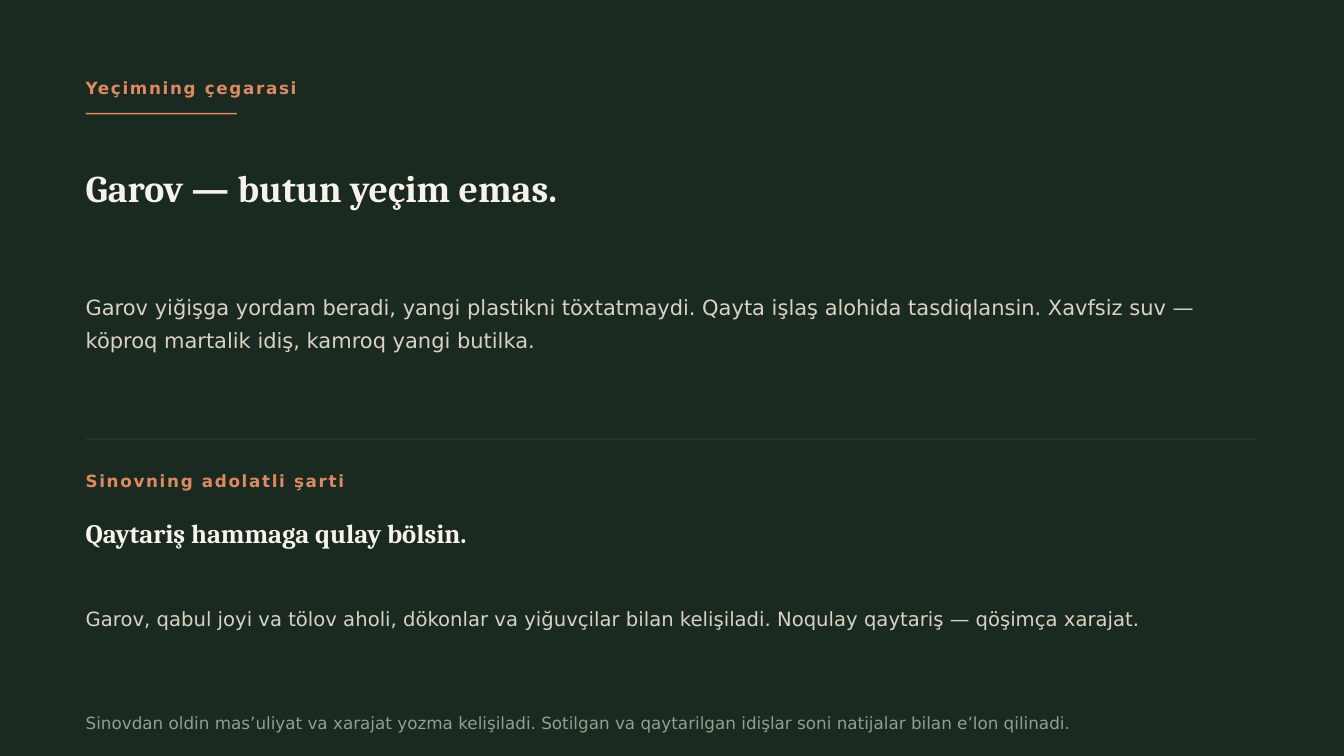
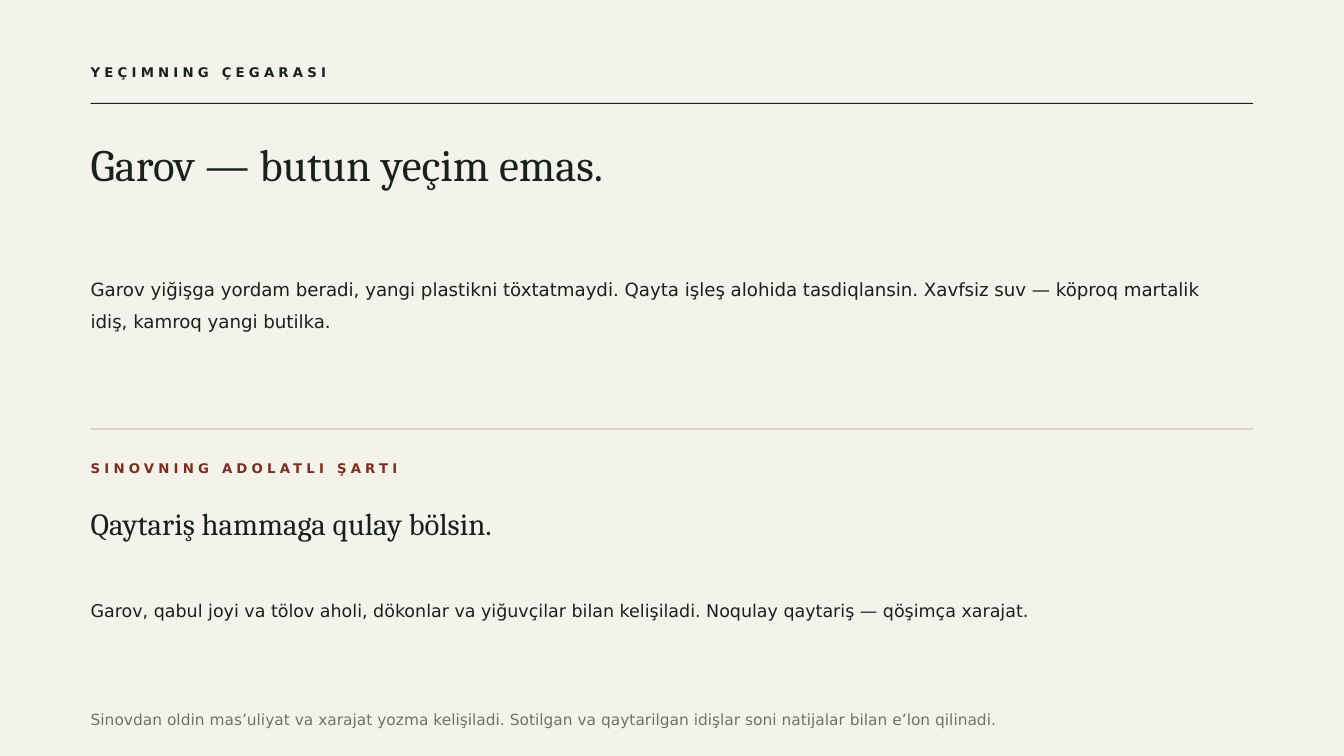
Before and after one commit to jasur-ai/brag, a slide deck: slide 14 of ekologiya-taqdimot.pptx (slide 18 before the commit). Drawn at 1344x756 pixels with LibreOffice and Linux fonts; fonts in the diff are those of the drawing. Boxes give left, top, right and bottom in pixels: in the first picture for what was removed or moved away, otherwise in the second. Text is boxed around its words. In the diff, an @@ line names an element or a change of style, - is before the commit and + after.

Commit message:
deck: saytni PPT ga aylantirish — sayt klon ko‘rinishi (16 slayd, 281 animatsiya)
- slaydlar sayt seksiyalari tartibida: hero (mountains.jpg) → plastikning yöli
  (eco-river) → qutiga tuşdi → taşlaş emas → ikkita taqdir (fork lentalari + marquee)
  → journey ticket (mahalla gravürasi + garov cheki) → uch karta → garov avtomati
  → tört tomon → ÖZBEKISTON RAQAMLARI → JAHON → Litva 100/92 shisha turi
  → 91,9/85/31 halqalar → chegara → manbalar → yakun
- sayt ranglari: paper F4F3EB / ink 18221B / cream E9DDC6 / rust 7C2D1E
- sayt rasmlari embedded: mountains.jpg, eco-river-illustration.png,
  eco-mahalla-engraving.png (credits.json dagi AI ishlar — screenshot emas)
- animatsiyalar native: scattered letters compose, ring wheel, grow count-up,
  fork wipe, marquee fly, scan stretch, coins motion, bottle grid zoom (har biri bitta marta)
- tekshiruv: 16/16 slayd, 13 tur trans, 15 tur effekt, 281 effekt, alfavit toza

```diff
--- a/ekologiya-taqdimot.pptx
+++ b/ekologiya-taqdimot.pptx
@@ background #1B2A20 to #F4F3EB @@
@@ text at (91, 67, 326, 80): text changed; size 12 to 9.5 pt; text colour #DD8A63 to #18221B @@
-Yeçimning çegarasi
+YEÇIMNING ÇEGARASI
@@ rectangle removed at (86, 113, 237, 114) @@
@@ rectangle added at (91, 103, 1253, 104), fill #18221B @@
@@ text "Garov — butun yeçim emas.": place and size @@
-text "Garov — butun yeçim emas." at (86, 175, 557, 211)
+text "Garov — butun yeçim emas." at (91, 150, 603, 191)
@@ text "Garov — butun yeçim emas." at (91, 150, 603, 191): size 27 to 32 pt, text colour #F7F3EA to #18221B, bold off; line spacing 1.08 to 1.02 @@
@@ text at (91, 281, 1199, 332): text changed; size 15 to 13 pt; text colour #D8D2C2 to #18221B @@
-Garov yiğişga yordam beradi, yangi plastikni töxtatmaydi. Qayta işlaş alohida tasdiqlansin. Xavfsiz suv — köproq martalik idiş, kamroq yangi butilka.
+Garov yiğişga yordam beradi, yangi plastikni töxtatmaydi. Qayta işleş alohida tasdiqlansin. Xavfsiz suv — köproq martalik idiş, kamroq yangi butilka.
@@ rectangle: place and size @@
-rectangle at (86, 439, 1255, 441)
+rectangle at (91, 429, 1253, 430)
@@ rectangle at (91, 429, 1253, 430): fill #24352A to #C9C4B4 @@
@@ text at (294, 474, 344, 491): text changed; size 12 to 9.5 pt; text colour #DD8A63 to #7C2D1E @@
-Sinovning adolatli şarti
+SINOVNING ADOLATLI ŞARTI
@@ text "Qaytariş hammaga qulay bölsin.": place and size @@
-text "Qaytariş hammaga qulay bölsin." at (86, 524, 466, 549)
+text "Qaytariş hammaga qulay bölsin." at (91, 513, 492, 542)
@@ text "Qaytariş hammaga qulay bölsin." at (91, 513, 492, 542): size 19 to 22 pt, text colour #F7F3EA to #18221B, bold off; line spacing 1.08 to 1.02 @@
@@ text "Garov, qabul joyi va tölov ...": place and size @@
-text "Garov, qabul joyi va tölov ..." at (86, 610, 1139, 630)
+text "Garov, qabul joyi va tölov ..." at (91, 603, 1029, 621)
@@ text "Garov, qabul joyi va tölov ..." at (91, 603, 1029, 621): size 14 to 12.5 pt, text colour #D8D2C2 to #18221B; line spacing 1.3 to 1.5 @@
@@ text "Sinovdan oldin masʼuliyat va xarajat ..." at (91, 713, 996, 728): size 12 to 11 pt, text colour #8FA08C to #6B7563; line spacing 1.25 to 1.5 @@
```
Also in this commit, not shown: 15 other slides changed, 4 slides removed, 1 other file.
